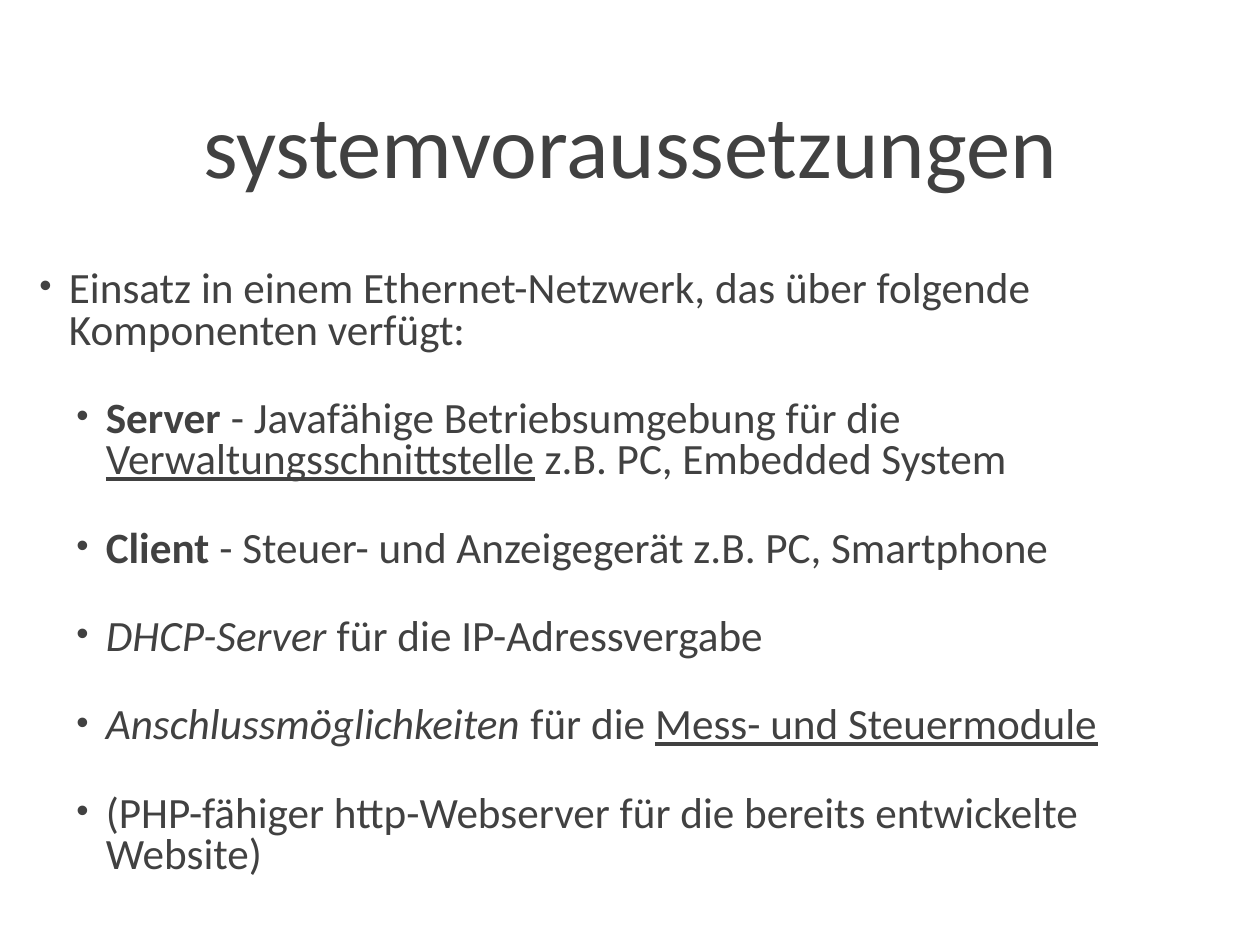
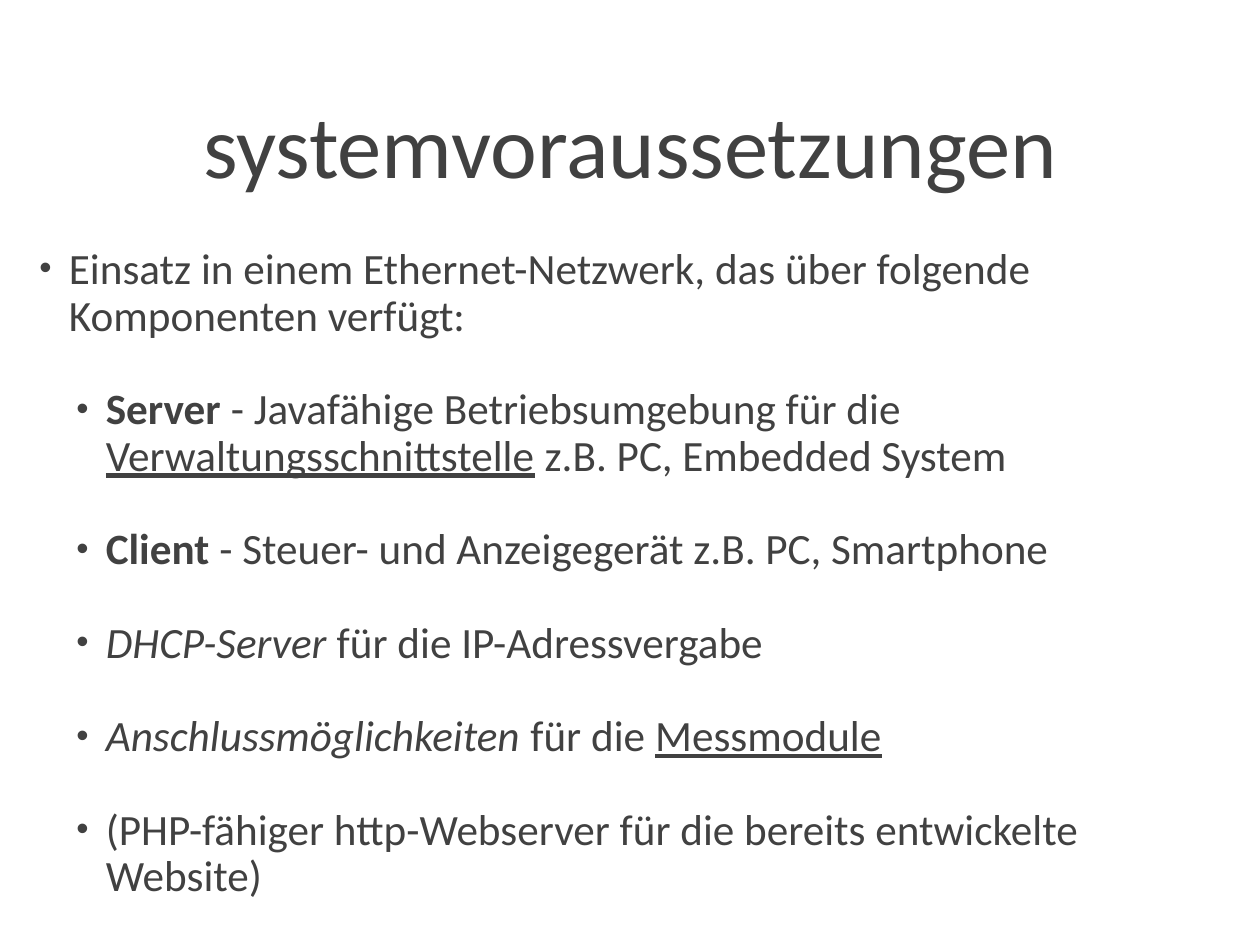
Before and after one commit to sli92/netcon, a slide deck: slide 6 of Dokumentation/Präsentation/netcon_präsentation.ppt. Drawn at 1260x945 pixels with LibreOffice and Linux fonts; fonts in the diff are those of the drawing; background and template pictures are left out. Boxes give left, top, right and bottom in pixels: in the first picture for what was removed or moved away, otherwise in the second. Text is boxed around its words. In the diff, an @@ line names an element or a change of style, - is before the commit and + after.

```diff
--- a/Dokumentation/Präsentation/netcon_präsentation.ppt
+++ b/Dokumentation/Präsentation/netcon_präsentation.ppt
@@ text at bbox=[69, 254, 1077, 897]: line spacing 0.8 to 0.9 @@
@@ text at bbox=[106, 721, 881, 759]: text changed; italic on @@
-  • Anschlussmöglichkeiten für die Mess- und Steuermodule
+  • Anschlussmöglichkeiten für die Messmodule
```
Also in this commit, not shown: 5 other slides changed, 1 other file.
